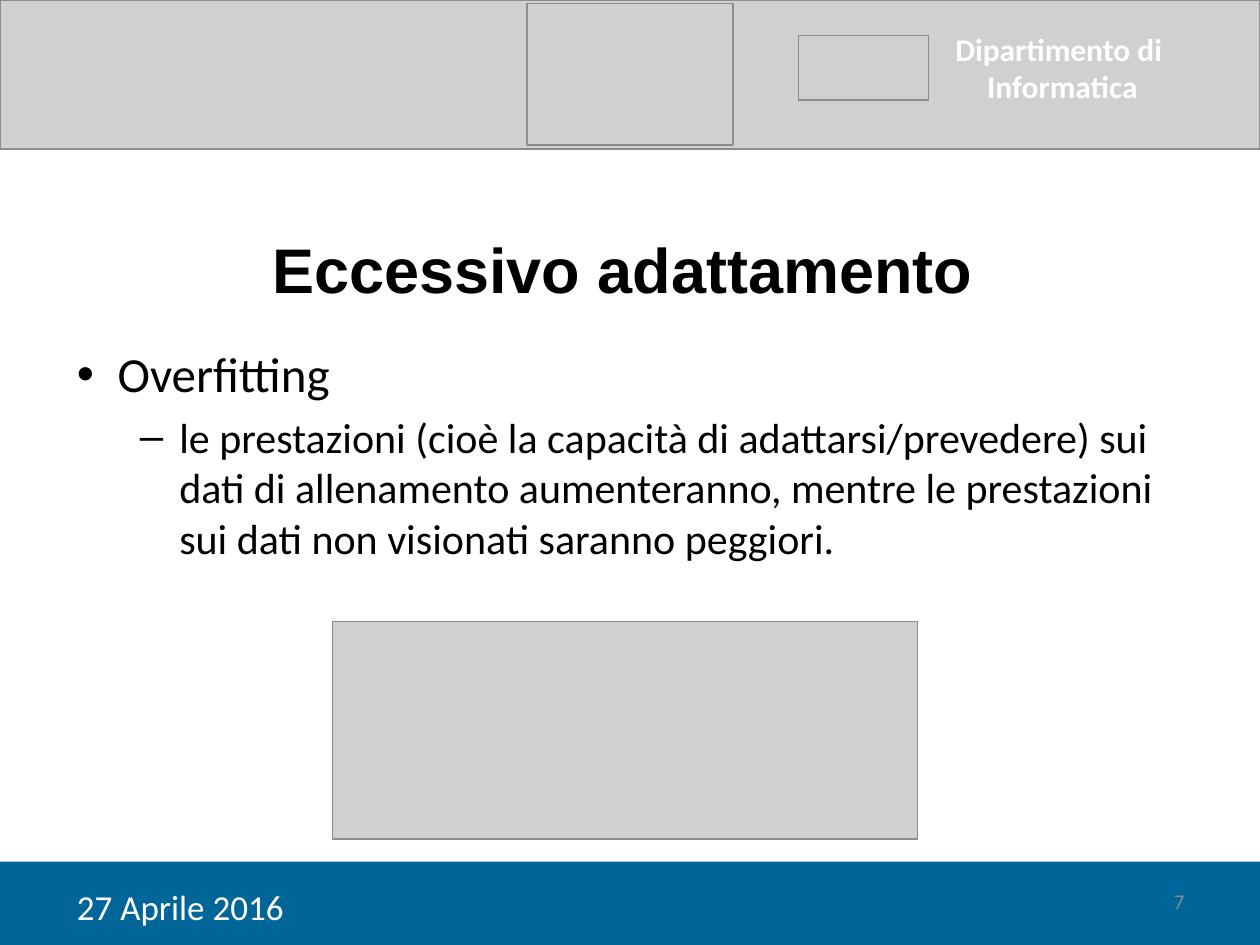
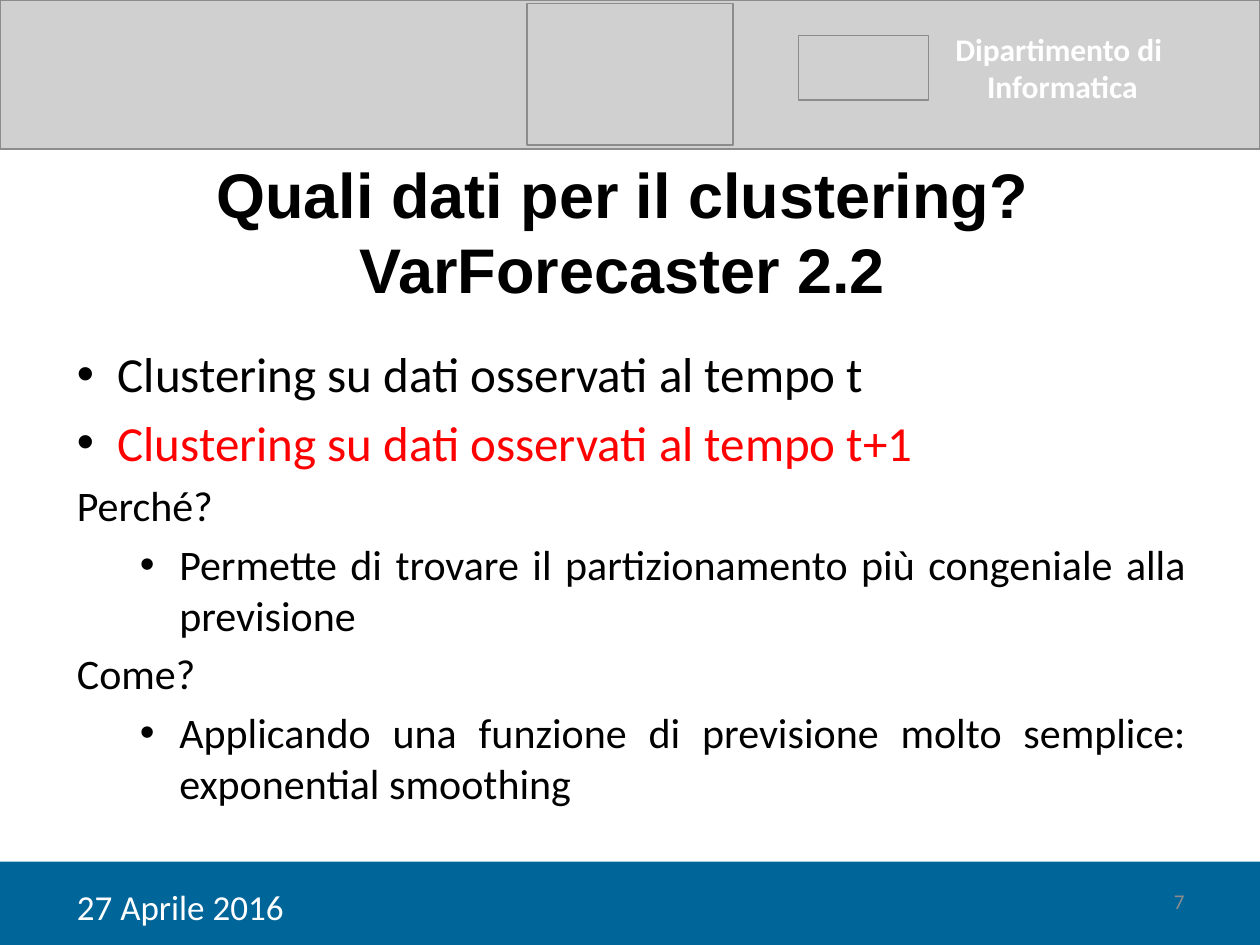
Before and after one commit to tps1516/Tesi, a slide deck: slide 7 of Tesi Corrado/Giancaspro_Corrado_Presentazione.pptx. Drawn at 1260x945 pixels with LibreOffice and Linux fonts; fonts in the diff are those of the drawing; grey boxes stand for pictures. Boxes give left, top, right and bottom in pixels: in the first picture for what was removed or moved away, otherwise in the second. Text is boxed around its words. In the diff, an @@ line names an element or a change of style, - is before the commit and + after.

```diff
--- a/Tesi Corrado/Giancaspro_Corrado_Presentazione.pptx
+++ b/Tesi Corrado/Giancaspro_Corrado_Presentazione.pptx
@@ text at bbox=[216, 172, 1027, 294]: text changed @@
-Eccessivo adattamento
+Quali dati per il clustering? VarForecaster 2.2
@@ text at bbox=[77, 358, 1185, 807]: text changed @@
-• Overfitting
-  – le prestazioni (cioè la capacità di adattarsi/prevedere) sui dati di allenamento aumenteranno, mentre le prestazioni sui dati non visionati saranno peggiori.
+• Clustering su dati osservati al tempo t
+• Clustering su dati osservati al tempo t+1
+Perché?
+  • Permette di trovare il partizionamento più congeniale alla previsione
+Come?
+  • Applicando una funzione di previsione molto semplice: exponential smoothing
@@ picture removed at bbox=[333, 621, 919, 839] @@
```
Also in this commit, not shown: 7 other slides changed, 8 slides added, 1 slide removed, 1 other file.
